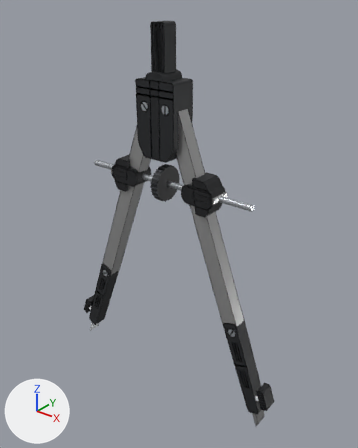
A saved change to the glTF model instrumentos/compas/3d/compas.glb.
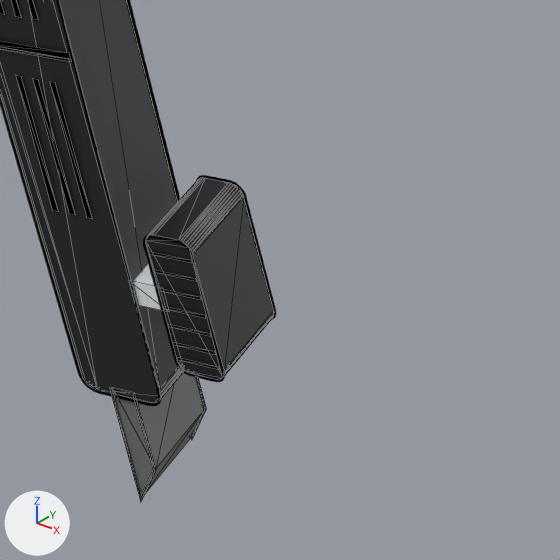
The first picture shows the older version from a 50 mm camera at (85.2, -70.3, 83.5) aimed at (27.6, 1.8, 38.9). The close-ups show the older and then the newer version on the part from 66% to 87% of the width and 80% to 97% of the height of that picture. Only the edits that show in the close-ups are written down. Arrows for +X, +Y and +Z are at lower left; the lights stay in place. The close-ups show mesh edges as thin lines. Where no turn or scale is listed for an object, it has been applied to the vertices. Vertices at exactly the same position are counted once.
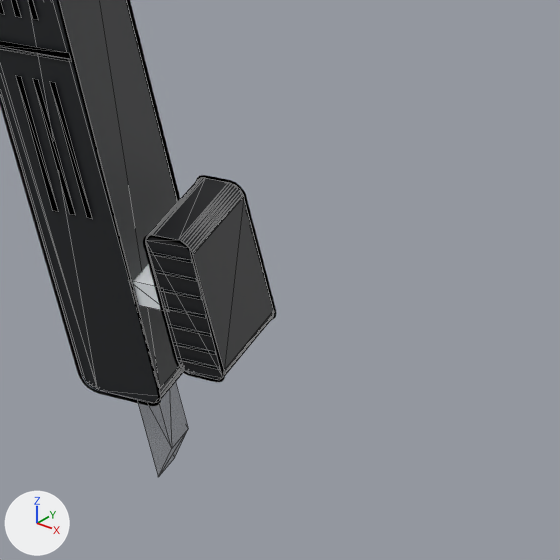
What differs and where, as boxes [x1, y1, x2, y2] in the close-ups (560 x 560 px):
'mina', surface changed, reshaped
    before: [115, 373, 204, 494]
    after: [138, 382, 188, 477]
'Mesh_107', deleted
    before: [109, 387, 155, 501]
'Mesh_108', deleted
    before: [191, 378, 206, 439]

The change, as a diff of the scene's bpy script:
```diff
--- a/instrumentos/compas/3d/compas.glb.py
+++ b/instrumentos/compas/3d/compas.glb.py
@@ mat_material_100 @@
 mat_material_100.roughness = 0.55
+mat_material_100.alpha = 0.4
@@ me_mesh_100 @@
 # used by ob_mina; location = (28.05, 0.0, 63.2)
-me_mesh_100.from_pydata(...)  # 10 vertices, 14 faces; spans x 21.47..23.05, y -1.36..1.36, z -63.33..-59.63
+me_mesh_100.from_pydata(...)  # 8 vertices, 10 faces; spans x 21.47..23.05, y -0.46..0.46, z -63.33..-59.63
+# me_mesh_100 part 1: the whole mesh is rebuilt
 me_mesh_100.materials.append(mat_material_100)
@@ ob_mesh_107 @@
-ob_mesh_107 = bpy.data.objects.new('Mesh_107', me_mesh_107)
-ob_mesh_107.location = (28.05, 0.0, 63.2)
@@ ob_mesh_108 @@
-ob_mesh_108 = bpy.data.objects.new('Mesh_108', me_mesh_108)
-ob_mesh_108.location = (28.05, 0.0, 63.2)
```
